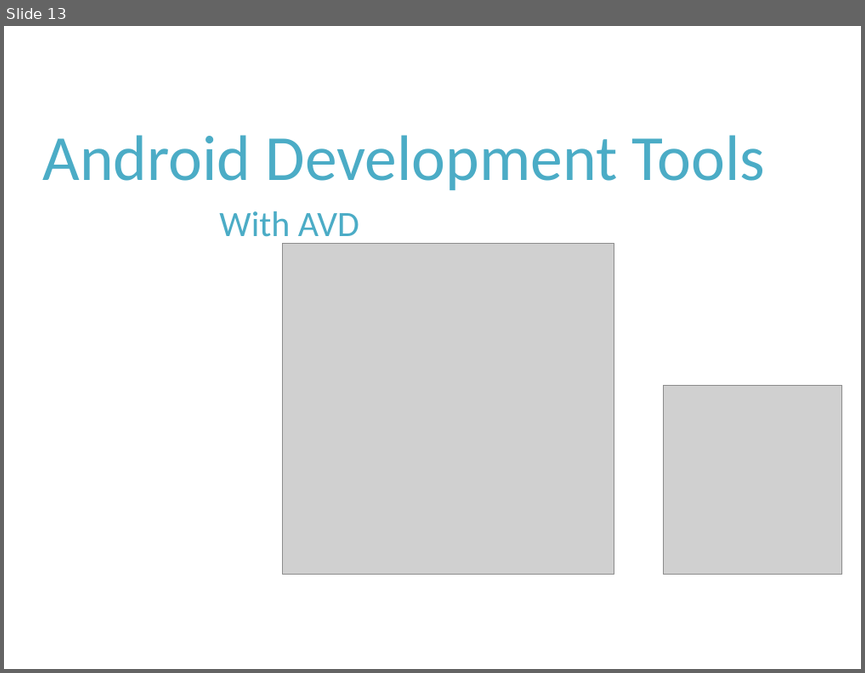
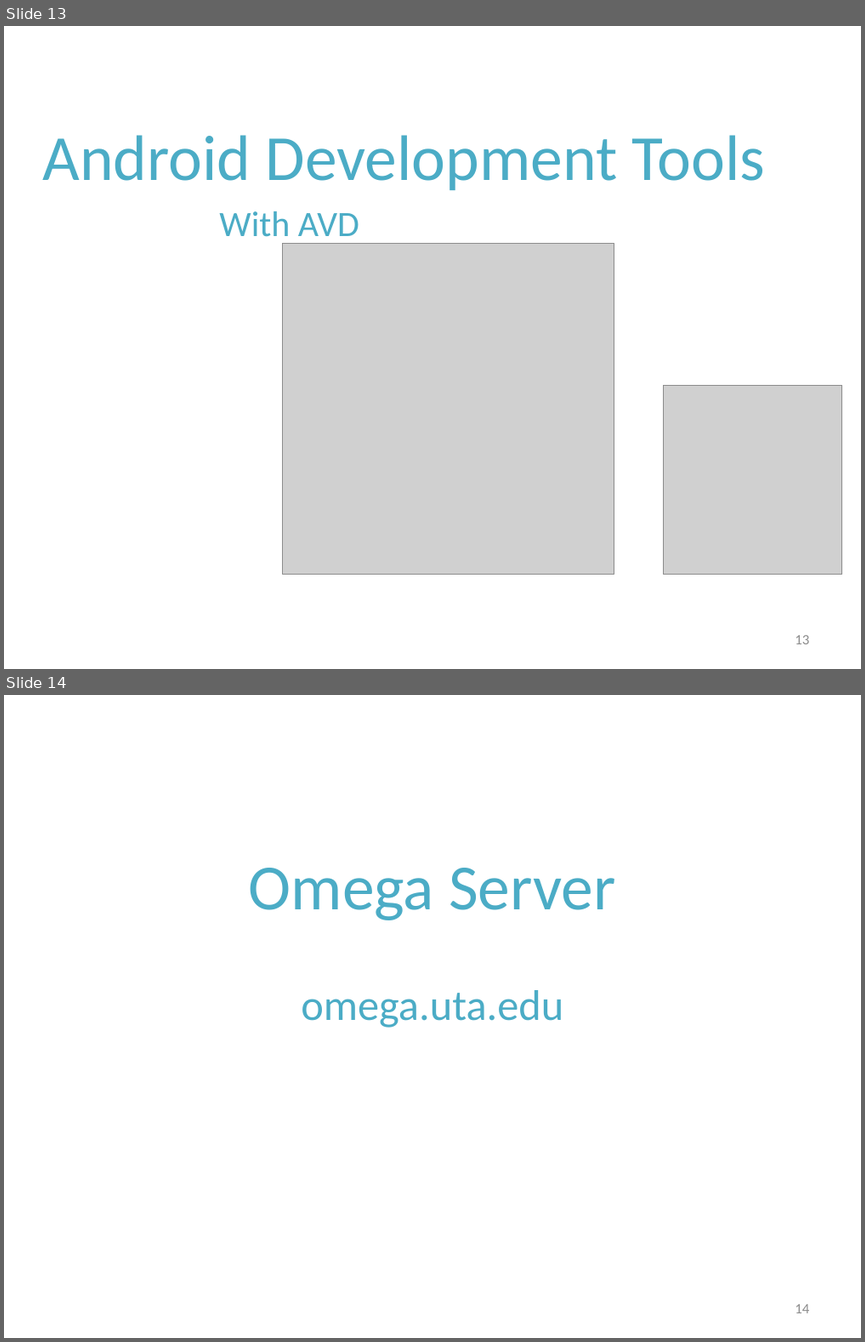
Before and after one commit to chiranthan/AugmentMe, a slide deck: Project FindMe - The whole Idea.pptx. Shown one above the other, each under a label of ours: slide 13 before the commit, slides 13 and 14 after it. The pictures are 865x673 and 865x1342 pixels, drawn with LibreOffice and Linux fonts; fonts in the diff are those of the drawing; grey boxes stand for pictures. Boxes give left, top, right and bottom in pixels: in the first picture for what was removed or moved away, otherwise in the second. Text is boxed around its words. In the diff, an @@ line names an element or a change of style, - is before the commit and + after.

```diff
--- a/Project FindMe - The whole Idea.pptx
+++ b/Project FindMe - The whole Idea.pptx
@@ slide 14 added at [4,695,861,1338], background #FFFFFF @@
@@ text added at [249,868,616,920], 54 pt, text gradient #215968 to #4BACC6 to #93CDDD @@
+Omega Server
@@ text added at [301,990,563,1027], 36 pt, text gradient #215968 to #4BACC6 to #93CDDD @@
+omega.uta.edu
@@ page number added at [794,1304,809,1313], 12 pt, text #8C8C8C @@
+14
@@ slide 13 changed as well @@
@@ page number added at [794,635,809,644], 12 pt, text #8C8C8C @@
+13
```
Also in this commit, not shown: 19 other slides changed, 9 other slides added, 1 slide removed, 1 other file.
